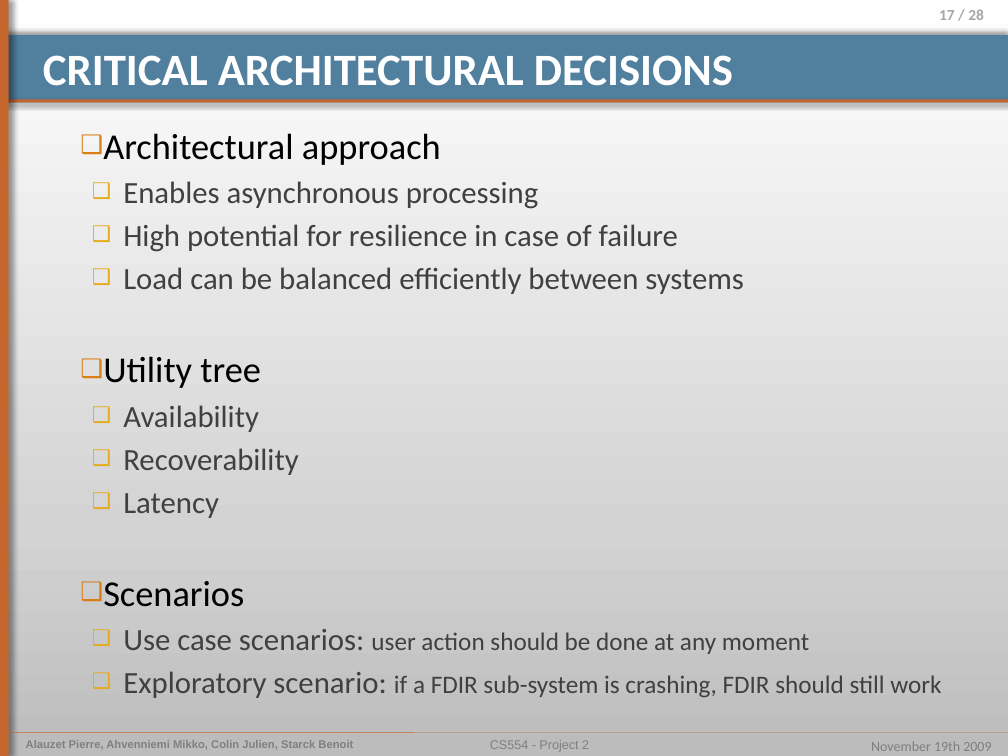
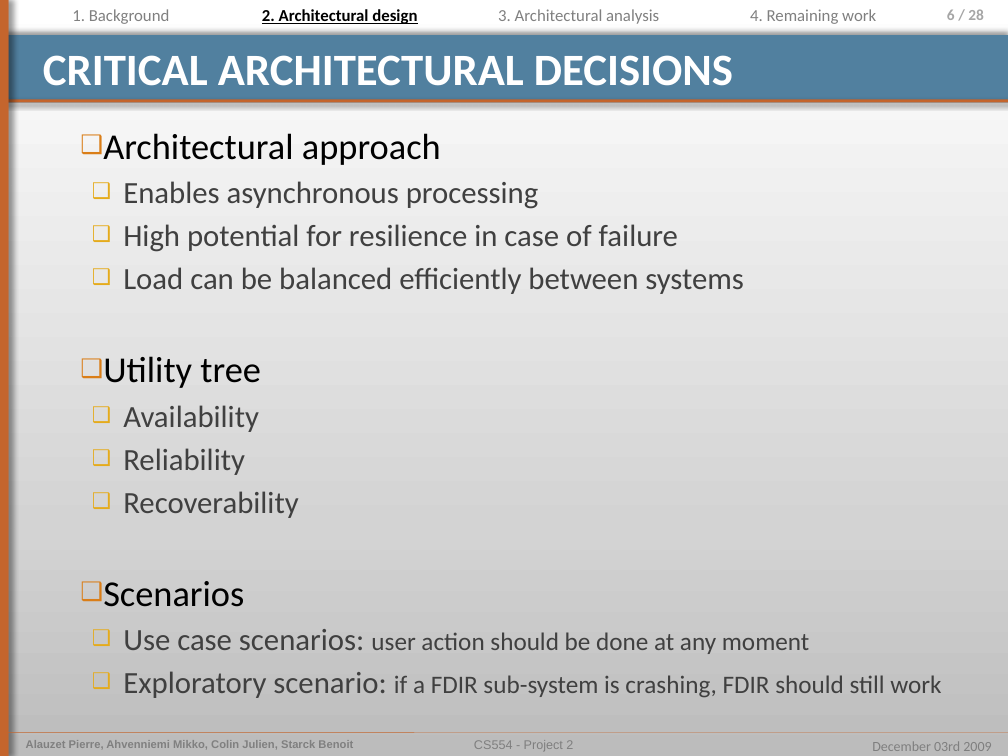
Before and after one commit to pierrealauzet/euroteam, a slide deck: slide 6 of Project 2/Part3/CS554_EuroTeam_Project2_OP6.pptx (slide 17 before the commit). Drawn at 1008x756 pixels with LibreOffice and Linux fonts; fonts in the diff are those of the drawing. Boxes give left, top, right and bottom in pixels: in the first picture for what was removed or moved away, otherwise in the second. Text is boxed around its words. In the diff, an @@ line names an element or a change of style, - is before the commit and + after.

```diff
--- a/Project 2/Part3/CS554_EuroTeam_Project2_OP6.pptx
+++ b/Project 2/Part3/CS554_EuroTeam_Project2_OP6.pptx
@@ text added at (x1=72, y1=9, x2=170, y2=24), 12 pt, text #808080 @@
+1. Background
@@ text added at (x1=262, y1=9, x2=417, y2=24), 12 pt, text #000000, bold, underline @@
+2. Architectural design
@@ text added at (x1=498, y1=9, x2=659, y2=24), 12 pt, text #808080 @@
+3. Architectural analysis
@@ text added at (x1=750, y1=9, x2=876, y2=24), 12 pt, text #808080 @@
+4. Remaining work
@@ page number at (x1=947, y1=9, x2=984, y2=20): text changed @@
-17 / 28
+6 / 28
@@ text at (x1=123, y1=448, x2=245, y2=475): paragraph added @@
+  ❑ Reliability
@@ text at (x1=123, y1=493, x2=219, y2=518): paragraph removed @@
-  ❑ Latency
@@ text "CS554 - Project 2" moved from (x1=490, y1=740, x2=589, y2=751) to (x1=474, y1=740, x2=573, y2=751) @@
@@ text at (x1=872, y1=741, x2=991, y2=751): text changed @@
-November 19th 2009
+December 03rd 2009
```
Also in this commit, not shown: 14 other slides changed, 9 slides added, 2 slides removed, 1 other file.
